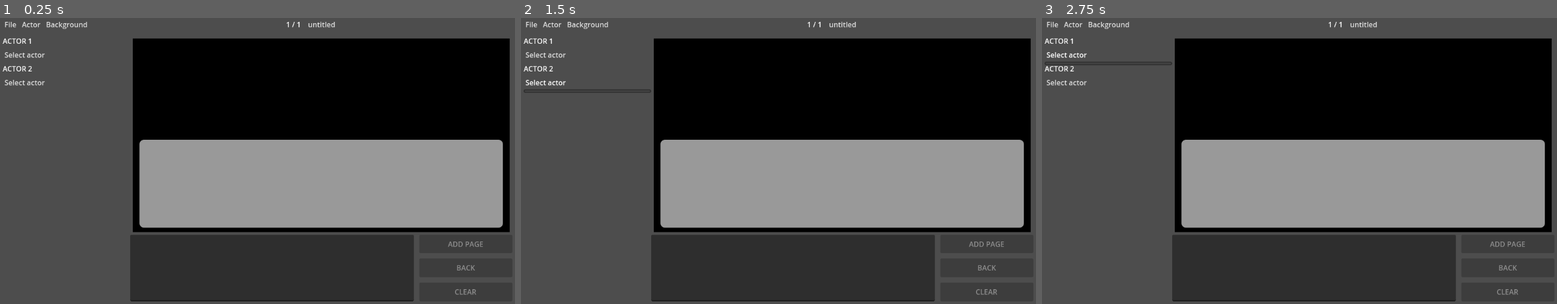
Above: before the commit, frames 1-3 (left to right).
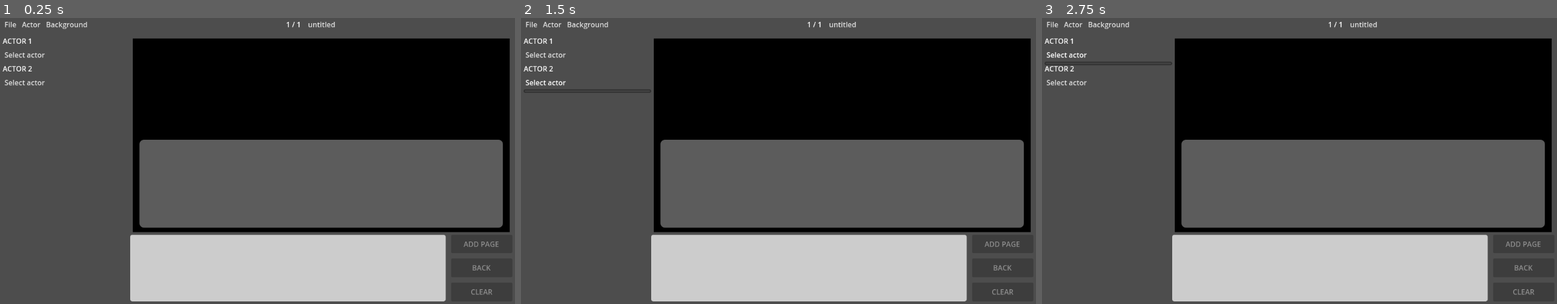
Above: after the commit, the same moments.

Repository: Barkerprooks/scene-editor
Game: Godot game, scene res://scenes/editor.tscn
The game is run twice, just before and just after one commit, with the same random seed, the same clock (stepped at 60 frames per second) and the same inputs.
Inputs:
- Up to frame 1 (0.25 s): no input
- Up to frame 2 (1.5 s): click "Select actor" at 0.5 s; click "Select actor" at 1.25 s
- Up to frame 3 (2.75 s): click "Select actor" at 2 s

The runs differ from the first frame. In frame 1, 36% of the frame differs, in the area x 25-98%, y 42-100%; in frame 2, 36%; in frame 3, 36%.

Commit message:
checking godot bug

Diff:
--- a/project.godot
+++ b/project.godot
@@ -15,6 +15,10 @@
 config/use_custom_user_dir=true
 config/features=PackedStringArray("4.3", "GL Compatibility")
 
+[display]
+
+window/size/resizable=false
+
 [dotnet]
 
 project/assembly_name="Scene Editor"
--- a/scenes/editor.tscn
+++ b/scenes/editor.tscn
@@ -6,6 +6,7 @@
 [ext_resource type="Script" path="res://scripts/editor/page/buttons.gd" id="4_d0t6c"]
 [ext_resource type="Script" path="res://scripts/editor/alert.gd" id="4_pla7g"]
 [ext_resource type="Script" path="res://scripts/editor/title_input.gd" id="5_ssdpi"]
+[ext_resource type="Script" path="res://scripts/editor/menu/open_file_popup.gd" id="7_bn6pa"]
 
 [sub_resource type="ImageTexture" id="ImageTexture_8hf2w"]
 
@@ -14,6 +15,7 @@
 [sub_resource type="ImageTexture" id="ImageTexture_gnf26"]
 
 [sub_resource type="StyleBoxFlat" id="StyleBoxFlat_np1nb"]
+bg_color = Color(0.6, 0.6, 0.6, 0.603922)
 corner_radius_top_left = 10
 corner_radius_top_right = 10
 corner_radius_bottom_right = 10
@@ -23,6 +25,28 @@
 expand_margin_right = 10.0
 expand_margin_bottom = 5.0
 
+[sub_resource type="StyleBoxFlat" id="StyleBoxFlat_p4t3i"]
+content_margin_left = 8.0
+content_margin_top = 8.0
+content_margin_right = 8.0
+content_margin_bottom = 8.0
+bg_color = Color(0.800491, 0.800491, 0.800491, 1)
+corner_radius_top_left = 5
+corner_radius_top_right = 5
+corner_radius_bottom_right = 5
+corner_radius_bottom_left = 5
+
+[sub_resource type="StyleBoxFlat" id="StyleBoxFlat_cinuk"]
+content_margin_left = 8.0
+content_margin_top = 8.0
+content_margin_right = 8.0
+content_margin_bottom = 8.0
+bg_color = Color(0.93408, 0.93408, 0.93408, 1)
+corner_radius_top_left = 5
+corner_radius_top_right = 5
+corner_radius_bottom_right = 5
+corner_radius_bottom_left = 5
+
 [sub_resource type="StyleBoxFlat" id="StyleBoxFlat_g8n16"]
 content_margin_left = 6.0
 content_margin_bottom = 4.0
@@ -65,21 +89,21 @@
 
 [node name="File" type="PopupMenu" parent="UI/HeaderMargins/Header/Inputs/MenuBar"]
 title = "helloworld"
-item_count = 6
+item_count = 5
 item_0/text = "New"
 item_1/text = "Open"
 item_1/id = 1
 item_2/text = "Save"
 item_2/id = 2
-item_3/text = "Save As"
-item_3/id = 3
-item_4/id = 4
-item_4/separator = true
-item_5/text = "Exit"
-item_5/id = 5
+item_3/id = 4
+item_3/separator = true
+item_4/text = "Exit"
+item_4/id = 5
 script = ExtResource("3_j6eag")
 
 [node name="Actor" type="PopupMenu" parent="UI/HeaderMargins/Header/Inputs/MenuBar"]
+item_count = 1
+item_0/text = "Import"
 
 [node name="Background" type="PopupMenu" parent="UI/HeaderMargins/Header/Inputs/MenuBar"]
 script = ExtResource("4_83a2c")
@@ -110,7 +134,7 @@
 offset_bottom = 15.5
 grow_horizontal = 0
 grow_vertical = 2
-text = "SET TITLE"
+text = "RENAME"
 flat = true
 
 [node name="Body" type="MarginContainer" parent="UI"]
@@ -218,7 +242,10 @@
 [node name="DialogueEditor" type="TextEdit" parent="UI/Body/Panels/PagePanels/PageInputs"]
 layout_mode = 2
 size_flags_horizontal = 3
-size_flags_stretch_ratio = 3.0
+size_flags_stretch_ratio = 5.0
+theme_override_colors/font_color = Color(0, 0, 0, 1)
+theme_override_styles/normal = SubResource("StyleBoxFlat_p4t3i")
+theme_override_styles/focus = SubResource("StyleBoxFlat_cinuk")
 
 [node name="Buttons" type="VBoxContainer" parent="UI/Body/Panels/PagePanels/PageInputs"]
 layout_mode = 2
@@ -251,17 +278,24 @@
 offset_top = -23.0
 grow_horizontal = 2
 grow_vertical = 0
+theme_override_colors/font_color = Color(0.652227, 2.76752e-06, 4.33177e-07, 1)
 theme_override_styles/normal = SubResource("StyleBoxFlat_g8n16")
 script = ExtResource("4_pla7g")
 
 [node name="OpenFileDialog" type="FileDialog" parent="."]
 title = "Open a File"
+initial_position = 2
+size = Vector2i(400, 600)
+force_native = true
 ok_button_text = "Open"
 file_mode = 0
 access = 2
-show_hidden_files = true
-use_native_dialog = true
-
-[node name="SaveFileDialog" type="FileDialog" parent="."]
-access = 2
-use_native_dialog = true
+
+[node name="LoadScene" type="PopupMenu" parent="."]
+size = Vector2i(111, 400)
+item_count = 2
+item_0/text = "Open scene"
+item_0/disabled = true
+item_1/id = 1
+item_1/separator = true
+script = ExtResource("7_bn6pa")
--- a/scripts/editor/editor.gd
+++ b/scripts/editor/editor.gd
@@ -18,7 +18,6 @@
 
 # file system UI objects
 static var open_file_dialog: FileDialog
-static var save_file_dialog: FileDialog
 
 # scene UI objects
 static var alert: Label
@@ -53,8 +52,8 @@
 
 
 static func __sync_scene() -> void:
+	dialogue_edit.release_focus()
 	title.release_focus()
-	dialogue_edit.release_focus()
 	# syncs the scene UI with whatever is in the 'scene' dictionary
 	# check to make sure we have the correct format
 	for key in create_new_scene().keys():
@@ -81,15 +80,15 @@
 	# load background image
 	load_background(scene["background"])
 
-	#var l_actor_image = Image.create_empty(400, 400, false, Image.FORMAT_RGBH)
-	#var r_actor_image = Image.create_empty(400, 400, false, Image.FORMAT_RGBH)
-	#
-	#l_actor.set_image(l_actor_image)
-	#r_actor.set_image(r_actor_image)
-
-
-static func __load_scene(path: String) -> void:
-	var file = FileAccess.open(path, FileAccess.READ)
+
+static func __load_scene(scene_name: String) -> void:
+	var path: String = __get_data_path(SCENE_PATH).path_join(scene_name) + ".json"
+	var file: FileAccess = FileAccess.open(path, FileAccess.READ)
+
+	if not file:
+		debug("file not found, talk to Parker")
+		return
+
 	scene = JSON.parse_string(file.get_as_text())
 
 	__sync_scene()
@@ -100,6 +99,7 @@
 	if not path.ends_with(".json"):
 		path = ".".join([path, "json"])
 
+	# sync filename and scene title
 	var filename = path.get_file().split('.')[0]
 	if filename != scene["title"]:
 		scene["title"] = filename
@@ -132,36 +132,20 @@
 	__sync_scene()
 
 
-static func open_scene() -> void:
+func open_scene() -> void:
+	$LoadScene.popup()
 	page_index = 0 # reset view to first page
 
-	open_file_dialog.filters = ["*.json"]
-	open_file_dialog.current_dir = __get_data_path(SCENE_PATH)
-
-	var connections = []
-	for connection in open_file_dialog.get_signal_connection_list("file_selected"):
-		connections.append(connection["callable"])
-		if connection["callable"] == __import_background:
-			open_file_dialog.disconnect("file_selected", __import_background)
-
-	if __load_scene not in connections:
-		open_file_dialog.connect("file_selected", __load_scene)
-
-	open_file_dialog.popup()
-
 
 static func save_scene() -> void:
+	if scene["title"] == "untitled":
+		debug("Set the scene title before you save")
+		title.grab_focus()
+		return
+
 	var path: String = __get_data_path(SCENE_PATH)
 	var file: String = ".".join([scene["title"], "json"])
 	__save_scene(path.path_join(file))
-
-
-
-static func save_scene_as() -> void:
-	open_file_dialog.filters = ["*.json"]
-	save_file_dialog.current_dir = __get_data_path(SCENE_PATH)
-	save_file_dialog.connect("file_selected", __save_scene)
-	save_file_dialog.popup()
 
 
 static func __import_background(path: String) -> void:
@@ -237,7 +221,6 @@
 
 func _ready() -> void:
 	open_file_dialog = $OpenFileDialog
-	save_file_dialog = $SaveFileDialog
 
 	alert = $Alert
 
@@ -259,14 +242,16 @@
 
 	new_scene()
 
+func list_scenes() -> Array:
+	return Array(DirAccess.get_files_at(__get_data_path(SCENE_PATH))).map(func(filename: String): return filename.rstrip(".json"))
 
 func _input(event: InputEvent) -> void:
+	var ls = 'abcdefghijklmnopqrstuvwxyz'
+	for i in ls:
+		print(("hell%sjson" % i).rstrip("json"))
 	if event.is_action_pressed("Save"):
 
 		title.release_focus()
 		dialogue_edit.release_focus()
 
-		if scene["title"] == "untitled":
-			save_scene_as()
-		else:
-			save_scene()
+		save_scene()
--- a/scripts/editor/menu/background.gd
+++ b/scripts/editor/menu/background.gd
@@ -7,8 +7,7 @@
 func __index_pressed(index: int) -> void:
 	var string = get_item_text(index)
 
-	if string == "import background" and index == 0:
-		Editor.debug("importing background")
+	if index == 0:
 		Editor.import_background()
 	else:
 		Editor.debug("loading background %s" % string)
@@ -18,7 +17,7 @@
 func set_background_list() -> void:
 	var backgrounds = Editor.list_backgrounds()
 	clear()
-	add_item("import background")
+	add_item("import")
 	if len(backgrounds) > 0:
 		add_separator()
 		for filename in backgrounds:
--- a/scripts/editor/menu/file.gd
+++ b/scripts/editor/menu/file.gd
@@ -1,15 +1,14 @@
 extends PopupMenu
 
 
-@onready var Editor = preload("res://scripts/editor/editor.gd")
-
+@onready var Editor = $/root/Editor
+@onready var LoadScene = $/root/Editor/LoadScene
 
 func __file_button_pressed(id: int) -> void:
 	match id:
 		0: Editor.new_scene()
 		1: Editor.open_scene()
 		2: Editor.save_scene()
-		3: Editor.save_scene_as()
 		_: get_tree().quit()
 
 
--- /dev/null
+++ b/scripts/editor/menu/open_file_popup.gd
@@ -0,0 +1,13 @@
+extends PopupMenu
+
+
+@onready var Editor = get_node("/root/Editor")
+
+
+func __index_pressed(index: int):
+	Editor.__load_scene(get_item_text(index))
+
+
+func _ready() -> void:
+	Editor.list_scenes().map(func(scene: String): add_item(scene))
+	connect("index_pressed", __index_pressed)
Not shown: 1 places in scenes/editor.tscn that only renumber resources
Not shown, changed: .gitignore
